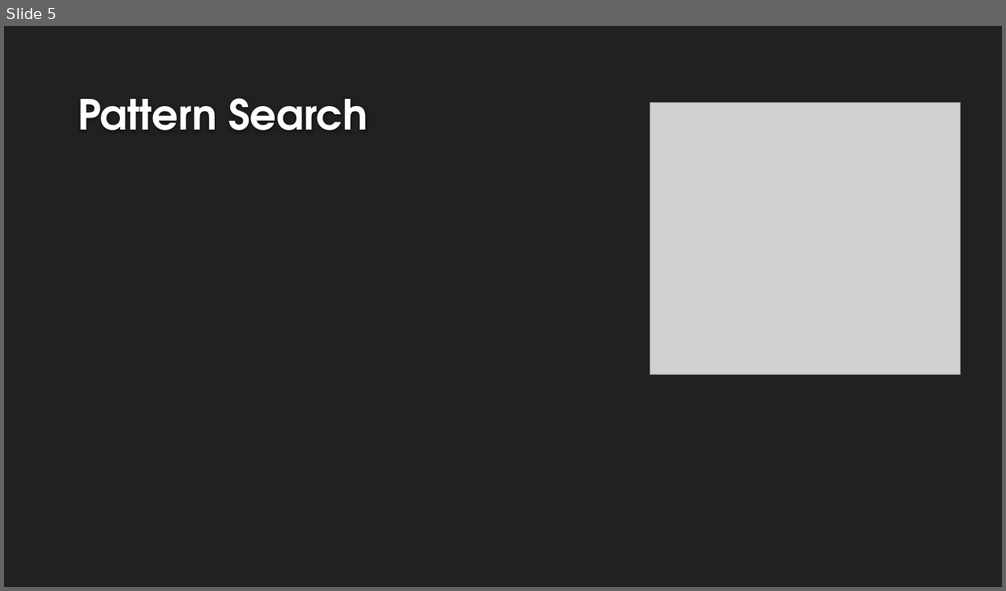
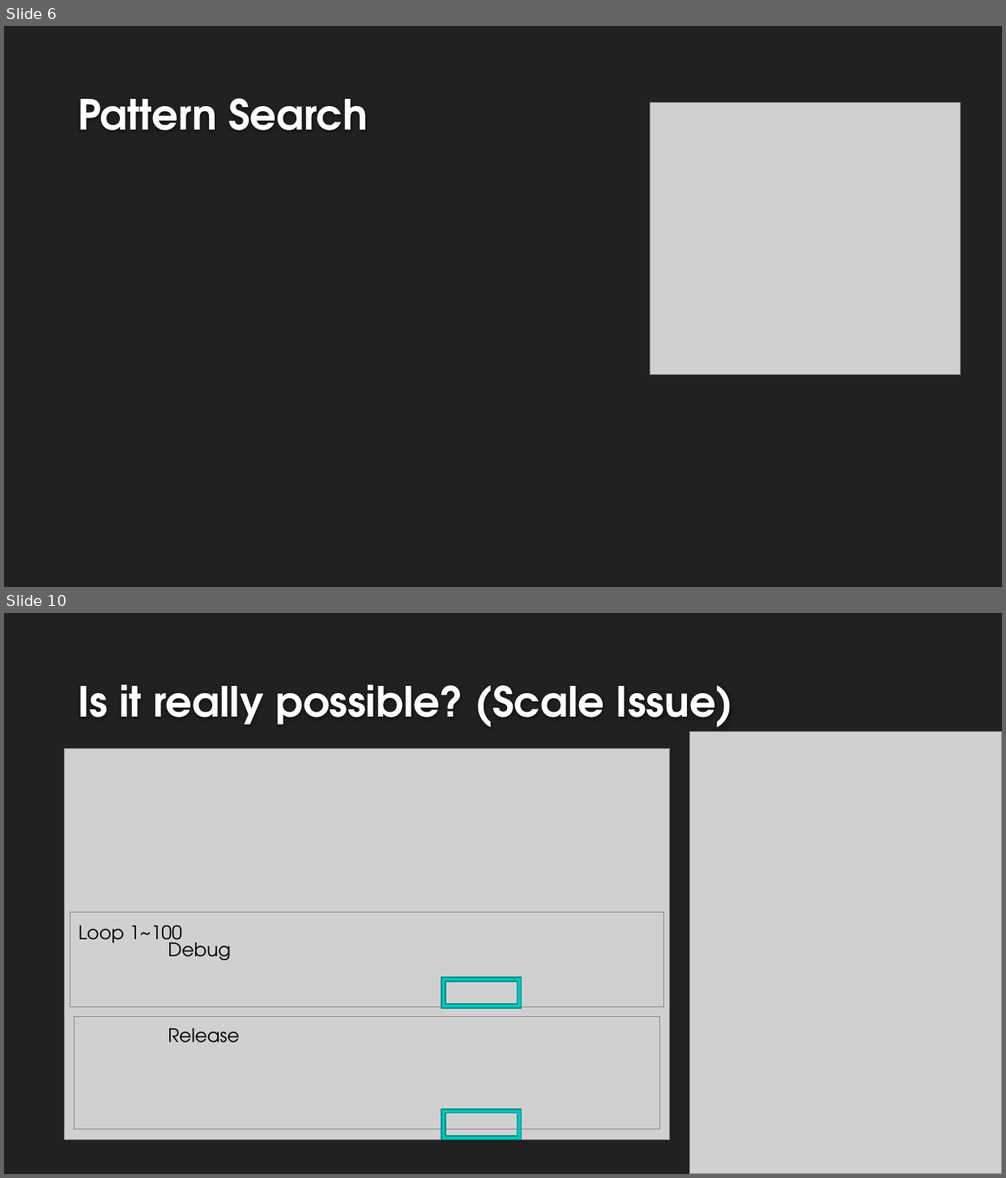
Before and after one commit to makerdark98/swprogramming, a slide deck: SW presentation.pptx. Shown one above the other, each under a label of ours: slide 5 before the commit, slides 6 and 10 after it; the slides between them are not shown. The pictures are 1006x591 and 1006x1178 pixels, drawn with LibreOffice and Linux fonts; fonts in the diff are those of the drawing; grey boxes stand for pictures; background and template pictures are left out. Boxes give left, top, right and bottom in pixels: in the first picture for what was removed or moved away, otherwise in the second. Text is boxed around its words. In the diff, an @@ line names an element or a change of style, - is before the commit and + after.

```diff
--- a/SW presentation.pptx
+++ b/SW presentation.pptx
@@ slide 10 added at box(4, 613, 1002, 1174), background #212121 @@
@@ title added at box(78, 684, 734, 735), 40 pt, text #FEFEFE, bold @@
+Is it really possible? (Scale Issue)
@@ picture added at box(690, 731, 1002, 1174) @@
@@ picture added at box(65, 749, 670, 1140) @@
@@ picture added at box(70, 913, 664, 1007) @@
@@ text added at box(79, 925, 182, 948), 18 pt, text #000000 @@
+Loop 1~100
@@ text added at box(168, 938, 231, 960), 18 pt, text #000000 @@
+Debug
@@ frame added at box(442, 977, 522, 1008), fill #00C6BB, outline #00928A 1.25 pt @@
@@ picture added at box(74, 1017, 660, 1130) @@
@@ text added at box(168, 1029, 239, 1043), 18 pt, text #000000 @@
+Release
@@ frame added at box(442, 1110, 522, 1140), fill #00C6BB, outline #00928A 1.25 pt @@
@@ what was slide 5 is now slide 6 @@
```
Also in this commit, not shown: 5 slides changed, 1 other slide added, 1 other file.
